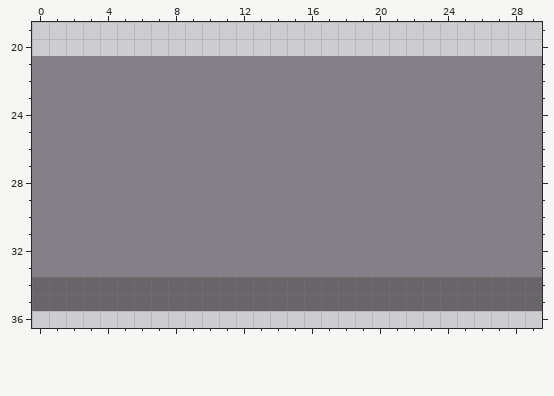
Two states of a pixel-art file, assets/img/soda/Pipe2.aseprite. That is the earlier state.
30x50 pixels, 1 frame. Colours within 5 levels of each other are drawn and written as one. Shown: x 0..29, y 19..36.
The same view after the edit:
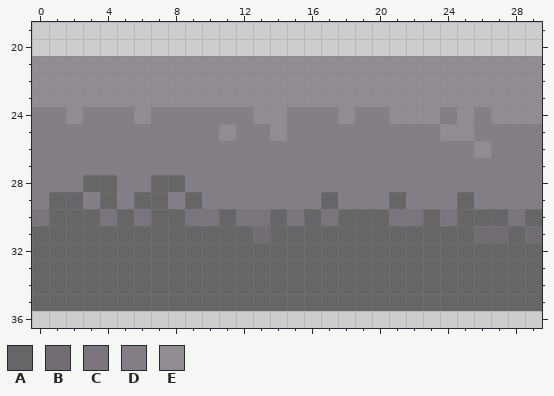
Palette (. is transparent): A #686569  B #716d73  C #7a757d  D #847e87  E #918c94
Message: Nina improved the pipes
Edits made:
The author changed colour D to colour A in row 28 at x 3 to 4 and 7 to 8; in row 29 at x 1 to 2, 4, 6 to 7, 9, 17, 21 and 25; in row 30 at x 1 to 3, 5, 7 to 8, 11, 14, 16, 18 to 20, 23, 25 to 27 and 29; in row 31 at x 0 to 12, 14 to 25 and 28; in rows 32 to 33 at x 0 to 29.
The author changed colour D to colour B in row 31 at x 13, 26 to 27 and 29.
The author changed colour D to colour C in row 30 at x 0, 4, 6, 9 to 10, 12 to 13, 15, 17, 21 to 22, 24 and 28.
The author changed colour D to colour E in rows 21 to 23 at x 0 to 29; in row 24 at x 2, 6, 13 to 14, 18, 21 to 23, 25 and 27 to 29; in row 25 at x 11, 14 and 24 to 25; in row 26 at x 26.
